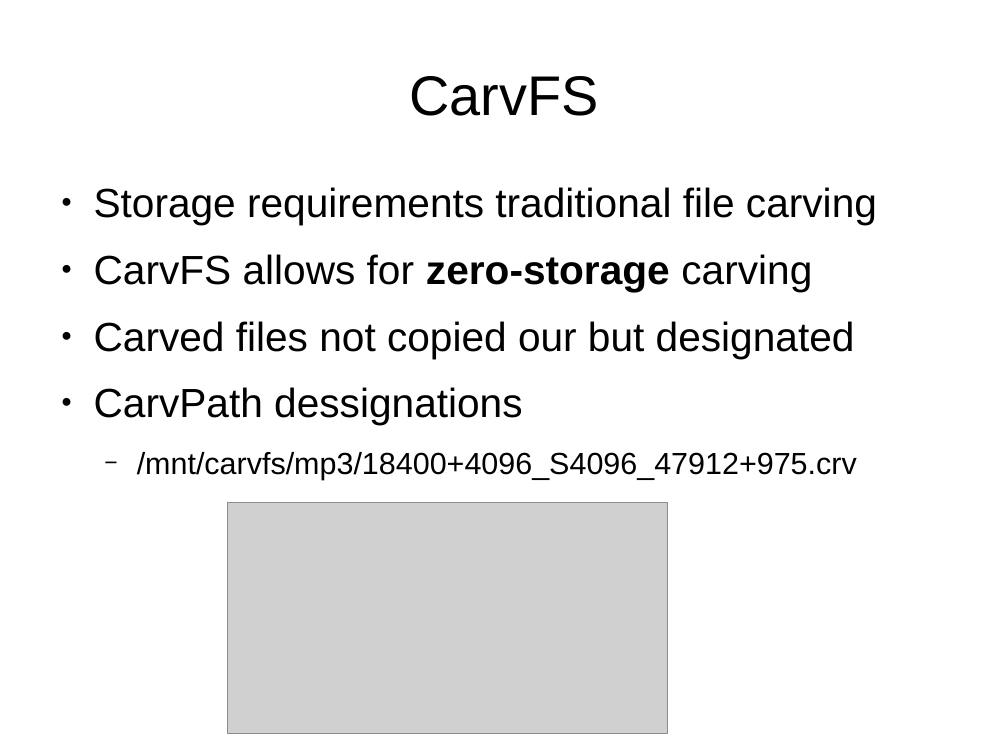
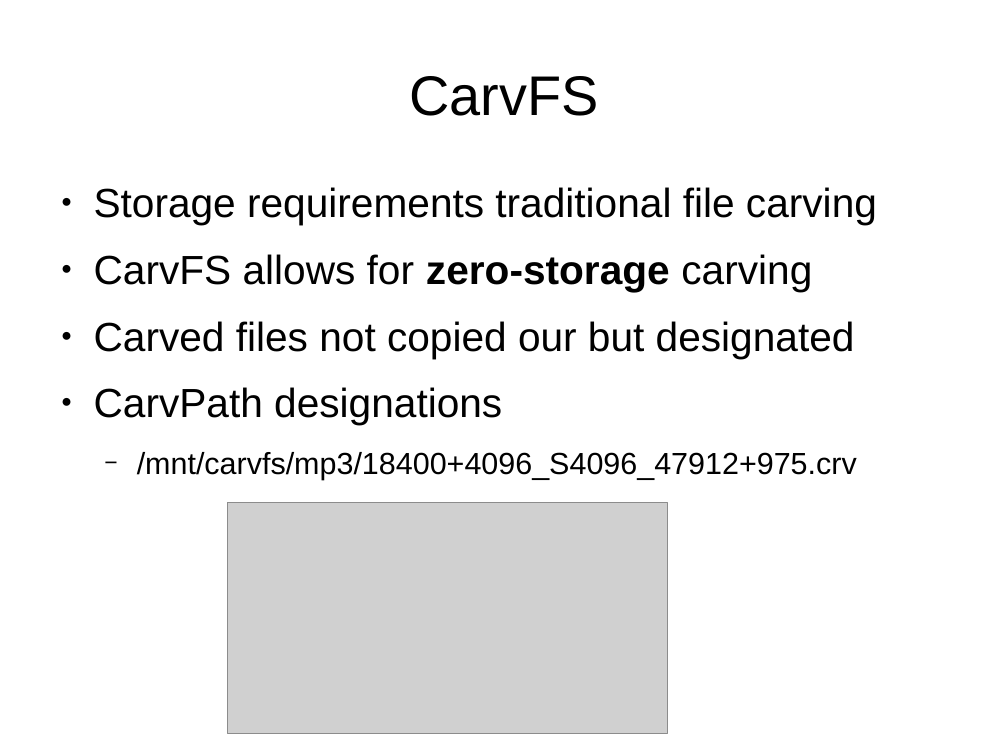
Before and after one commit to pibara/MattockFS, a slide deck: slide 6 of slides/MattockFSSlides.odp. Drawn at 1008x756 pixels with LibreOffice and Linux fonts; fonts in the diff are those of the drawing; grey boxes stand for pictures. Boxes give left, top, right and bottom in pixels: in the first picture for what was removed or moved away, otherwise in the second. Text is boxed around its words. In the diff, an @@ line names an element or a change of style, - is before the commit and + after.

```diff
--- a/slides/MattockFSSlides.odp
+++ b/slides/MattockFSSlides.odp
@@ text at (x1=94, y1=387, x2=502, y2=425): text changed @@
-● CarvPath dessignations
+● CarvPath designations
```
Also in this commit, not shown: 1 other file.
